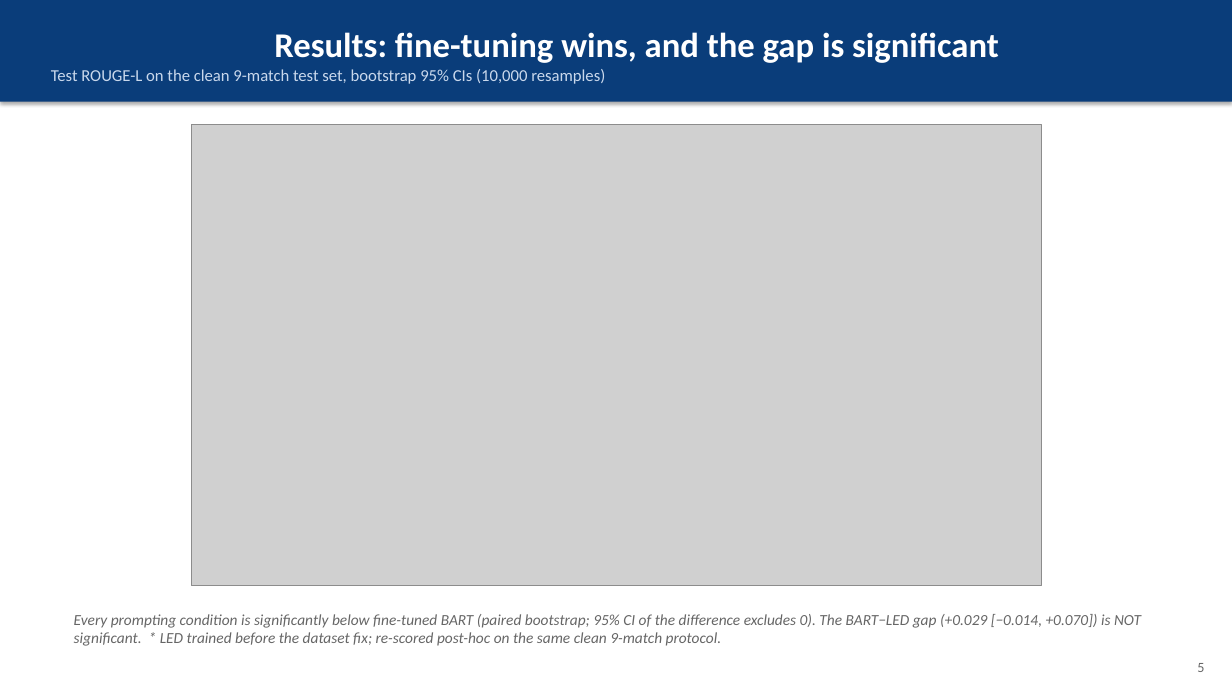
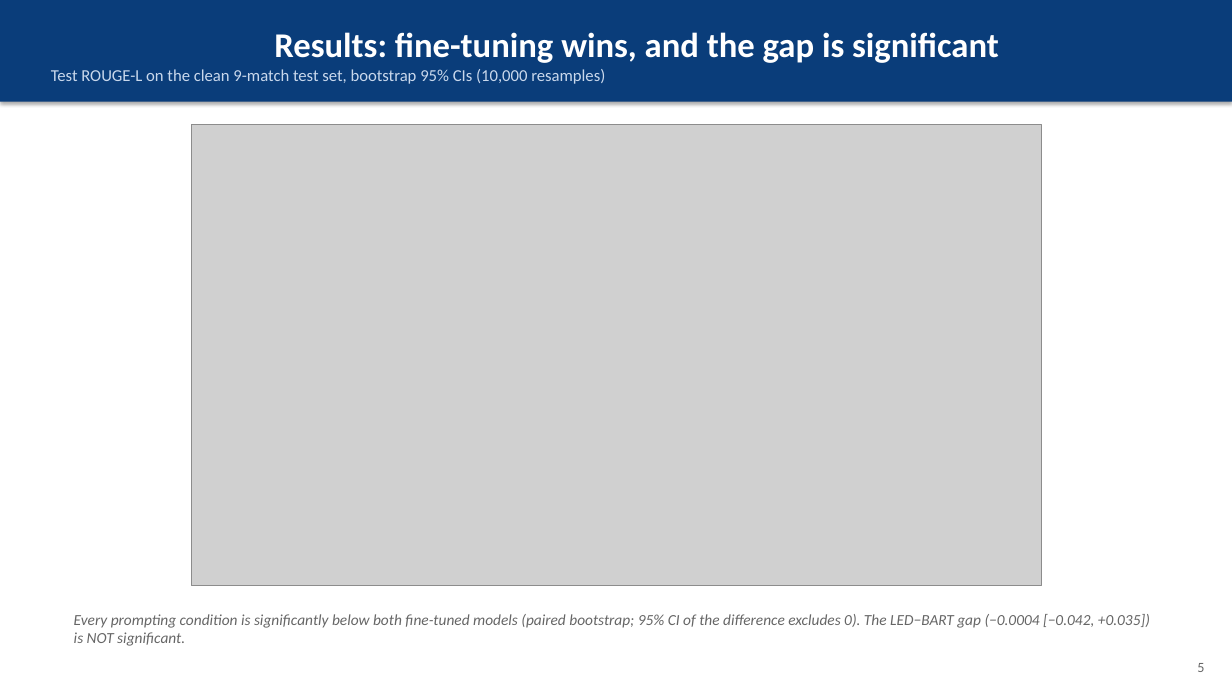
Before and after one commit to christiandalfarra/ANLP_Project, a slide deck: slide 5 of report/slides/ANLP_slides.pptx. Drawn at 1232x693 pixels with LibreOffice and Linux fonts; fonts in the diff are those of the drawing; grey boxes stand for pictures. Boxes give left, top, right and bottom in pixels: in the first picture for what was removed or moved away, otherwise in the second. Text is boxed around its words. In the diff, an @@ line names an element or a change of style, - is before the commit and + after.

```diff
--- a/report/slides/ANLP_slides.pptx
+++ b/report/slides/ANLP_slides.pptx
@@ text at [74, 614, 1150, 646]: text changed @@
-Every prompting condition is significantly below fine-tuned BART (paired bootstrap; 95% CI of the difference excludes 0). The BART−LED gap (+0.029 [−0.014, +0.070]) is NOT significant. * LED trained before the dataset fix; re-scored post-hoc on the same clean 9-match protocol.
+Every prompting condition is significantly below both fine-tuned models (paired bootstrap; 95% CI of the difference excludes 0). The LED−BART gap (−0.0004 [−0.042, +0.035]) is NOT significant.
```
Also in this commit, not shown: 3 other slides changed, 17 other files.
